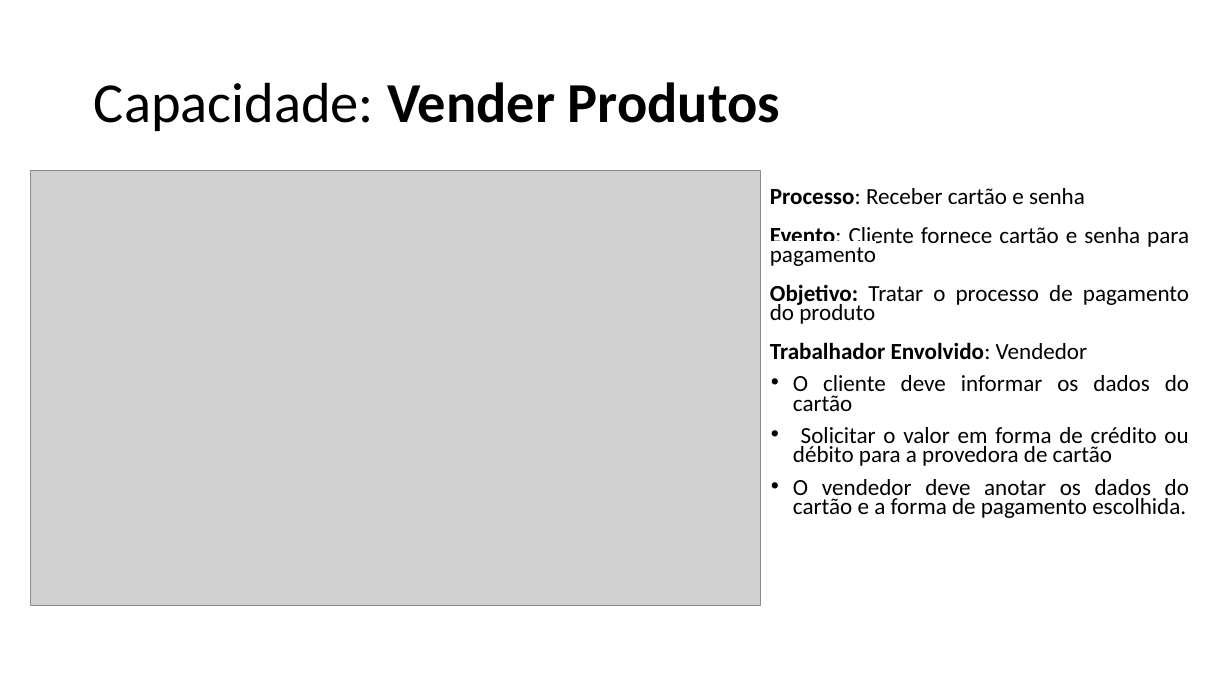
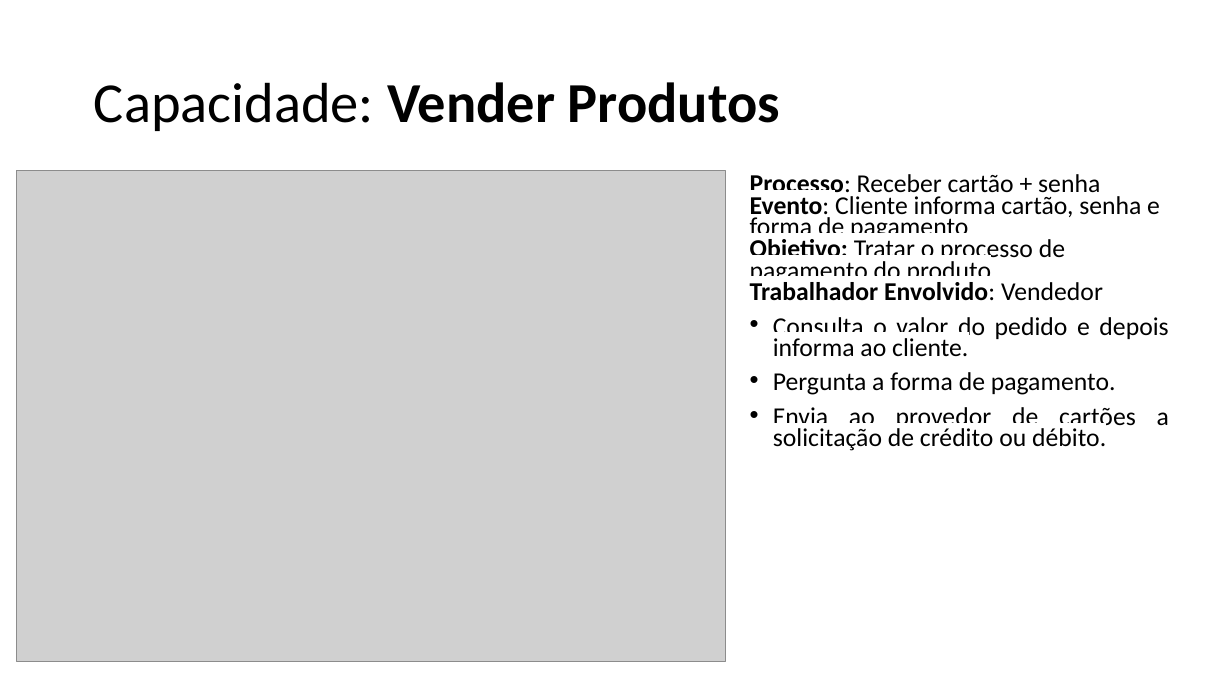
Before and after one commit to emersonsoaresdasilva/projeto-ope, a slide deck: slide 4 of 18-Descrição dos Processos de Negócio.pptx (slide 3 before the commit). Drawn at 1232x693 pixels with LibreOffice and Linux fonts; fonts in the diff are those of the drawing; grey boxes stand for pictures. Boxes give left, top, right and bottom in pixels: in the first picture for what was removed or moved away, otherwise in the second. Text is boxed around its words. In the diff, an @@ line names an element or a change of style, - is before the commit and + after.

```diff
--- a/18-Descrição dos Processos de Negócio.pptx
+++ b/18-Descrição dos Processos de Negócio.pptx
@@ picture resized from (x1=30, y1=171, x2=761, y2=605) to (x1=17, y1=171, x2=726, y2=662) @@
@@ text "Processo: Receber cartão + senha" moved from (x1=770, y1=188, x2=1189, y2=518) to (x1=750, y1=174, x2=1169, y2=451) @@
@@ text at (x1=750, y1=174, x2=1160, y2=241): text changed; size 18 to 20 pt @@
-Processo: Receber cartão e senha
-Evento: Cliente fornece cartão e senha para pagamento
+Processo: Receber cartão + senha
+Evento: Cliente informa cartão, senha e forma de pagamento
@@ text at (x1=750, y1=239, x2=1103, y2=300): size 18 to 20 pt, highlight none to #FFFFFF in "Objetivo: Tratar o processo de pagamento do ...", "Trabalhador Envolvido: Vendedor"; alignment justified to left @@
@@ text at (x1=773, y1=317, x2=1169, y2=451): text changed; size 18 to 20 pt @@
-• O cliente deve informar os dados do cartão
-• Solicitar o valor em forma de crédito ou débito para a provedora de cartão
-• O vendedor deve anotar os dados do cartão e a forma de pagamento escolhida.
+• Consulta o valor do pedido e depois informa ao cliente.
+• Pergunta a forma de pagamento.
+• Envia ao provedor de cartões a solicitação de crédito ou débito.
```
Also in this commit, not shown: 9 other slides changed, 19 slides added, 12 slides removed, 53 other files.
